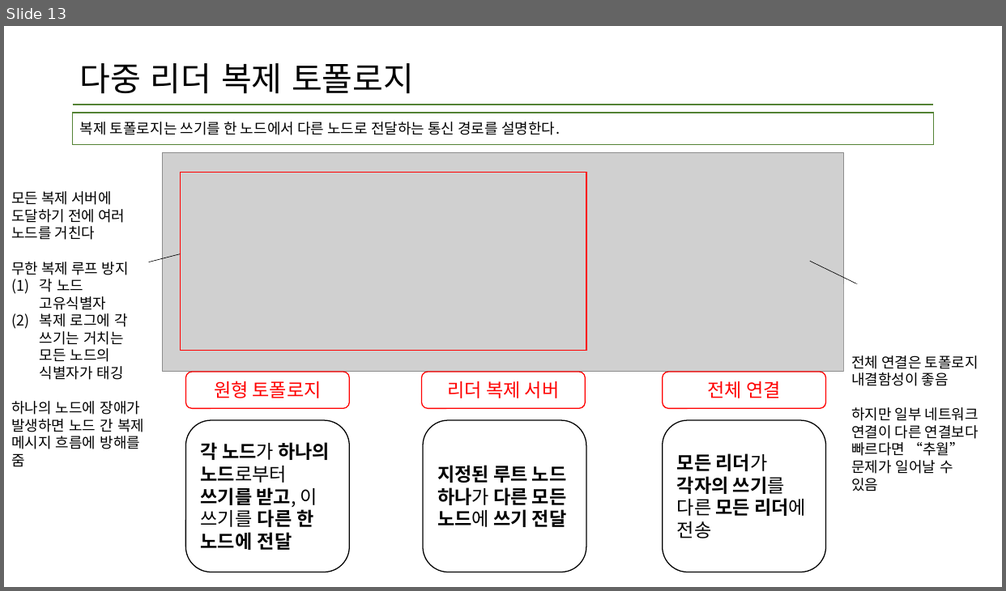
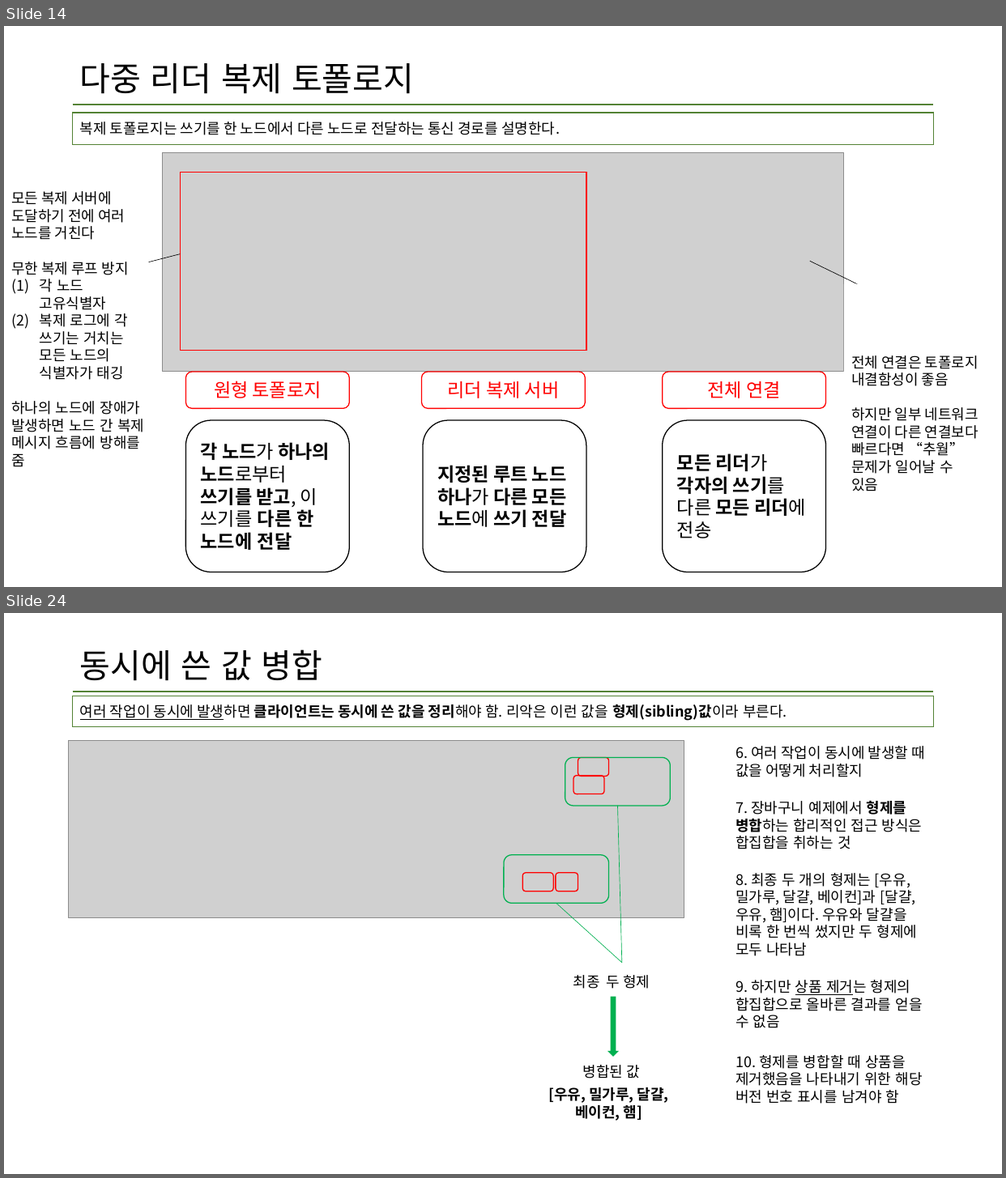
Before and after one commit to data-system-wiki/designing-data-intensive-applications, a slide deck: resources/chapter 5 summary.pptx. Shown one above the other, each under a label of ours: slide 13 before the commit, slides 14 and 24 after it; the slides between them are not shown. The pictures are 1006x591 and 1006x1178 pixels, drawn with LibreOffice and Linux fonts; fonts in the diff are those of the drawing; grey boxes stand for pictures. Boxes give left, top, right and bottom in pixels: in the first picture for what was removed or moved away, otherwise in the second. Text is boxed around its words. In the diff, an @@ line names an element or a change of style, - is before the commit and + after.

```diff
--- a/resources/chapter 5 summary.pptx
+++ b/resources/chapter 5 summary.pptx
@@ slide 24 added at (4, 613, 1002, 1174), background #FFFFFF; not listed: 1 template element that a slide beside it also shows @@
@@ title added at (80, 649, 322, 681), 32 pt, text #000000 @@
+동시에 쓴 값 병합
@@ rectangle added at (73, 696, 934, 726), outline #538234 1 pt, 14 pt, text #000000 @@
+여러 작업이 동시에 발생하면 클라이언트는 동시에 쓴 값을 정리해야 함. 리악은 이런 값을 형제(sibling)값이라 부른다.
@@ picture added at (68, 741, 684, 918) @@
@@ rounded rectangle added at (565, 757, 671, 806), outline #00B050 1 pt @@
@@ rounded rectangle added at (578, 757, 609, 776), outline #FF0000 1 pt @@
@@ text added at (735, 746, 925, 777), 14 pt, text #000000 @@
+6. 여러 작업이 동시에 발생할 때 값을 어떻게 처리할지
@@ rounded rectangle added at (573, 776, 604, 794), outline #FF0000 1 pt @@
@@ line added from (618, 806) to (622, 963), #00B050 0.5 pt @@
@@ text added at (735, 801, 923, 850), 14 pt, text #000000 @@
+7. 장바구니 예제에서 형제를 병합하는 합리적인 접근 방식은 합집합을 취하는 것
@@ rounded rectangle added at (504, 855, 609, 903), outline #00B050 1 pt @@
@@ rounded rectangle added at (522, 873, 553, 892), outline #FF0000 1 pt @@
@@ rounded rectangle added at (556, 873, 578, 892), outline #FF0000 1 pt @@
@@ text added at (735, 873, 917, 956), 14 pt, text #000000 @@
+8. 최종 두 개의 형제는 [우유, 밀가루, 달걀, 베이컨]과 [달걀, 우유, 햄]이다. 우유와 달걀을 비록 한 번씩 썼지만 두 형제에 모두 나타남
@@ line added from (556, 904) to (622, 963), #00B050 0.5 pt @@
@@ text added at (573, 975, 650, 989), 14 pt, text #000000 @@
+최종 두 형제
@@ down arrow added at (609, 997, 618, 1056), fill #00B050, outline #00B050 1 pt @@
@@ text added at (735, 980, 923, 1029), 14 pt, text #000000 @@
+9. 하지만 상품 제거는 형제의 합집합으로 올바른 결과를 얻을 수 없음
@@ text added at (583, 1065, 640, 1079), 14 pt, text #000000 @@
+병합된 값
@@ text added at (735, 1055, 922, 1104), 14 pt, text #000000 @@
+10. 형제를 병합할 때 상품을 제거했음을 나타내기 위한 해당 버전 번호 표시를 남겨야 함
@@ text added at (548, 1088, 669, 1121), 14 pt, text #000000, bold @@
+[우유, 밀가루, 달걀, 베이컨, 햄]
@@ what was slide 13 is now slide 14 @@
```
Also in this commit, not shown: 2 slides changed, 10 other slides added.
